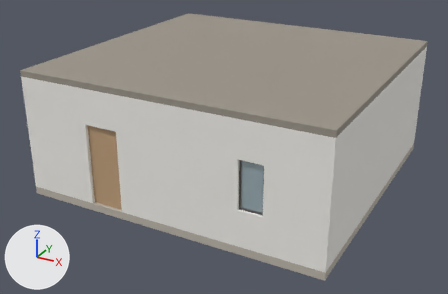
The glTF model docs-site/public/3d/knob-flat.glb as it was, and as the next commit left it.
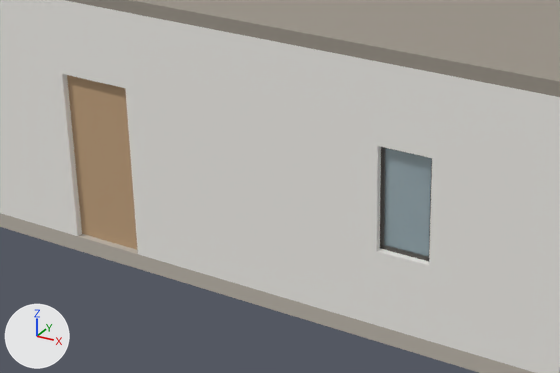
Each version is shown whole from a 50 mm camera at (11.22, -17.95, 7.49) aimed at (3.69, -4.27, 0.65), then close up on the part from 12% to 73% of the width and 30% to 92% of the height. Every picture has the same lights, and +X, +Y and +Z are marked at lower left. The last two pictures show the newer version. Where no turn or scale is listed for an object, it has been applied to the vertices.

Names of what the first close-up shows: 'door:d_front', 'roof:roof', 'slab:slab', 'wall:exterior', 'window:window_3:frame', 'window:window_3:glass'.
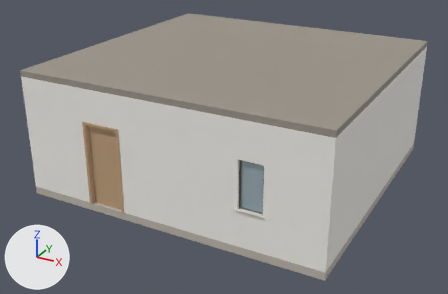
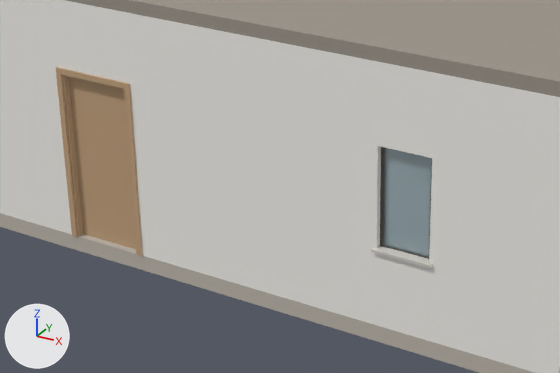
What differs and where, as boxes [x1, y1, x2, y2] in the close-ups (560 x 373 px):
'door:d_front:casing', added
    after: [56, 67, 143, 256]
'door:d_front:lining', added (mostly hidden)
    after: [62, 75, 137, 254]
'window:window_3:sill', added
    after: [371, 246, 433, 268]

The change, as a diff of the scene's bpy script:
```diff
--- a/docs-site/public/3d/knob-flat.glb.py
+++ b/docs-site/public/3d/knob-flat.glb.py
@@ mat_window_sill @@
+mat_window_sill = principled_material('window:sill')
+mat_window_sill.base_color = (0.687, 0.658, 0.604)  # light grey #d8d4cc
+mat_window_sill.roughness = 0.45
@@ me_window_window_3_sill @@
+me_window_window_3_sill.from_pydata(...)  # a box spanning x 5.81..6.49, y -7.64..-7.53, z 0.9..0.93
+me_window_window_3_sill.materials.append(mat_window_sill)  # light grey #d8d4cc
@@ me_door_d_front_lining @@
+me_door_d_front_lining.from_pydata(...)  # 40 vertices, 72 faces; spans x 1.8..2.7, y -7.6..-7.4, z 0.0..2.1
+me_door_d_front_lining.materials.append(mat_door)  # beige #c2a27e
@@ me_door_d_front_casing @@
+me_door_d_front_casing.from_pydata(...)  # 40 vertices, 72 faces; spans x 1.73..2.77, y -7.62..-7.38, z 0.0..2.17
+me_door_d_front_casing.materials.append(mat_door)  # beige #c2a27e
@@ ob_window_window_3_sill @@
+ob_window_window_3_sill = bpy.data.objects.new('window:window_3:sill', me_window_window_3_sill)
+ob_window_window_3_sill.location = (0.0, 0.0, 0.0)
@@ ob_door_d_front_lining @@
+ob_door_d_front_lining = bpy.data.objects.new('door:d_front:lining', me_door_d_front_lining)
+ob_door_d_front_lining.location = (0.0, 0.0, 0.0)
@@ ob_door_d_front_casing @@
+ob_door_d_front_casing = bpy.data.objects.new('door:d_front:casing', me_door_d_front_casing)
+ob_door_d_front_casing.location = (0.0, 0.0, 0.0)
```
